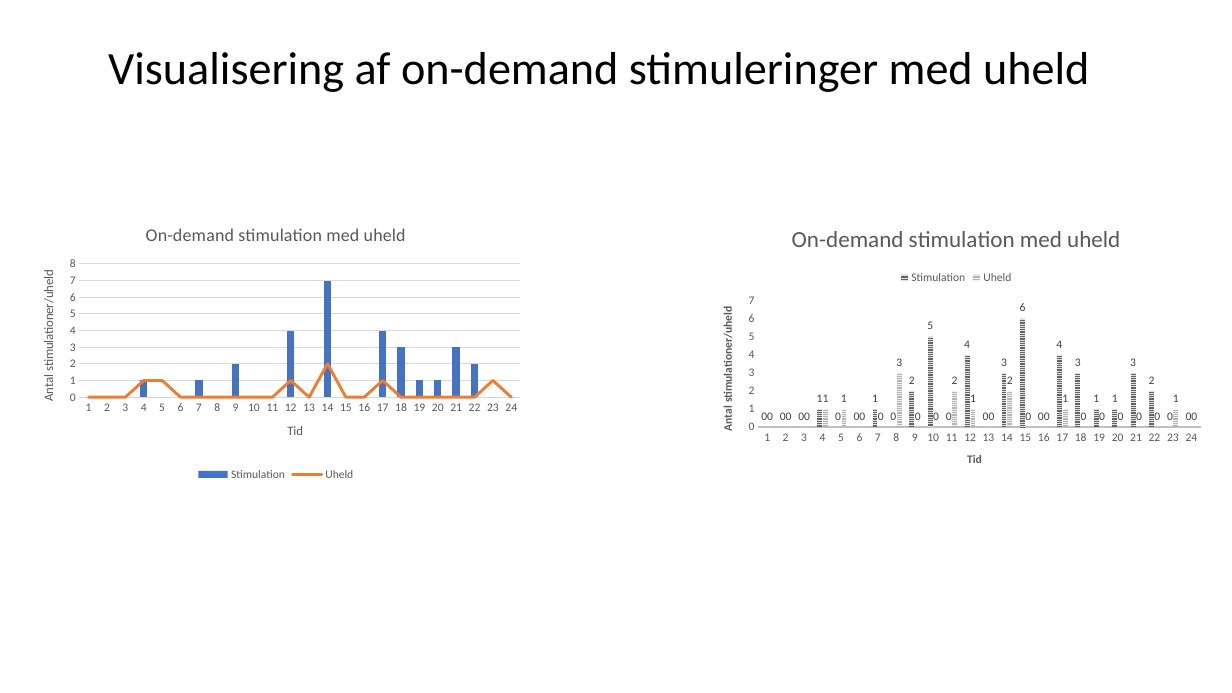
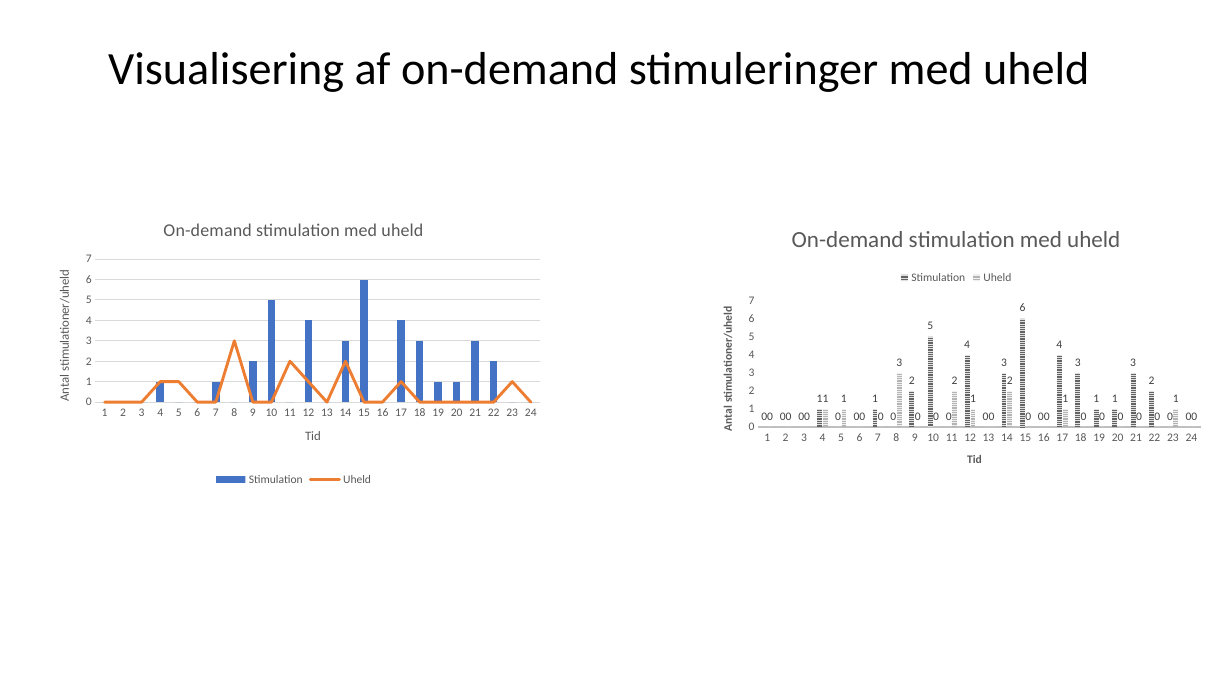
Before and after one commit to ellenritterbusch/P6UI, a slide deck: slide 3 of Controlled Documents/Usability Engineering File/Interview_diagrammer.pptx. Drawn at 1232x693 pixels with LibreOffice and Linux fonts; fonts in the diff are those of the drawing. Boxes give left, top, right and bottom in pixels: in the first picture for what was removed or moved away, otherwise in the second. Text is boxed around its words. In the diff, an @@ line names an element or a change of style, - is before the commit and + after.

Commit message:
new version

```diff
--- a/Controlled Documents/Usability Engineering File/Interview_diagrammer.pptx
+++ b/Controlled Documents/Usability Engineering File/Interview_diagrammer.pptx
@@ column chart at [37, 203, 551, 490] @@
@@ Stimulation, 10: 0 to 5 @@
@@ Stimulation, 14: 7 to 3 @@
@@ Stimulation, 15: 0 to 6 @@
@@ Uheld, 8: 0 to 3 @@
@@ Uheld, 11: 0 to 2 @@
@@ column chart: place and size @@
-column chart at [21, 208, 531, 484]
+column chart at [37, 203, 551, 490]
```
Also in this commit, not shown: 1 other slide changed.
